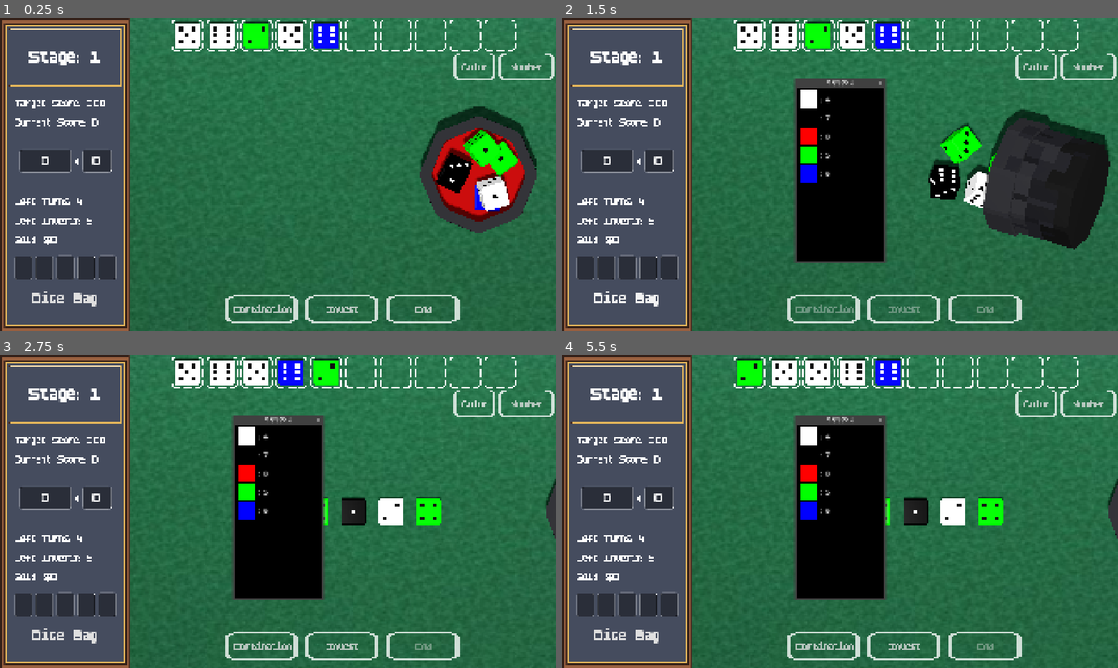
Above: before the commit, frames 1-4 (two rows, left to right).
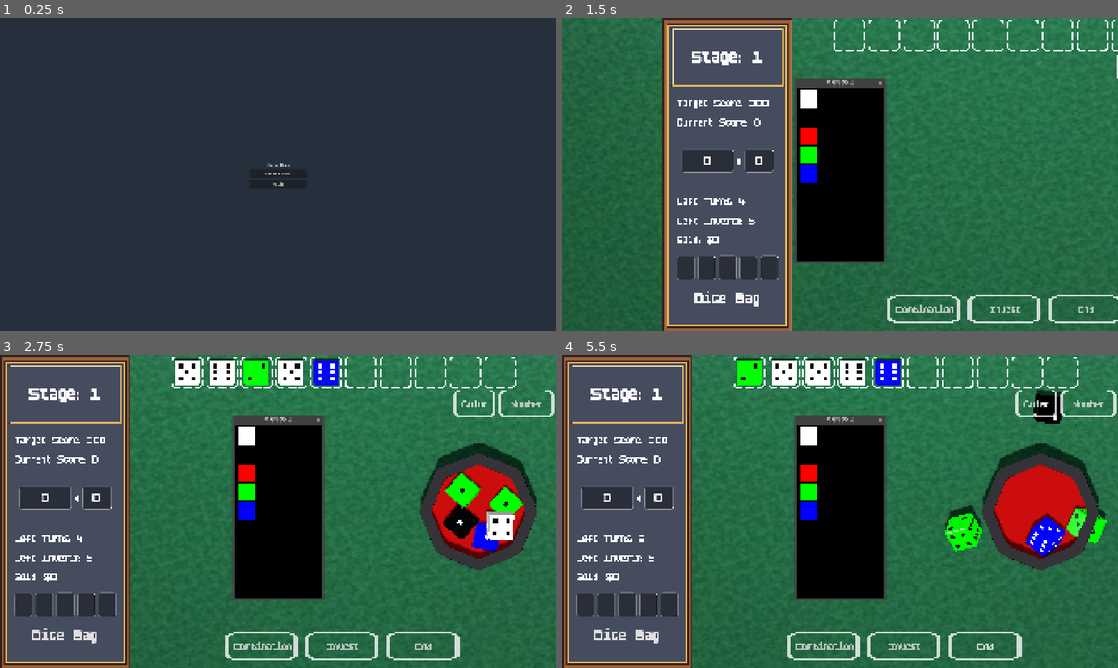
Above: after the commit, the same moments.

Repository: SangHyung-Jung/ColorDiceRollGame
Game: Godot game, scene res://scenes/game_root.tscn
The game is run twice, just before and just after one commit, with the same random seed, the same clock (stepped at 60 frames per second) and the same inputs.
Inputs (mouse positions are in pixels of both pictures, inside the frame that each line leads up to):
- Up to frame 1 (0.25 s): no input
- Up to frame 2 (1.5 s): click (840, 174) at 0.5 s, where only the run after the commit has a clickable "Start Game"; click "Dice Bag" at 1.25 s
- Up to frame 3 (2.75 s): click "Color" at 2 s
- Up to frame 4 (5.5 s): click "Number" at 2.75 s; click "Combination" at 3.5 s; click "Invest" at 4.25 s; click (984, 646) at 5 s, where only the run after the commit has a clickable "End"

The runs differ from the first frame. In frame 1, 96% of the frame differs, in the area x 0-100%, y 0-100%; in frame 2, 52%; in frame 3, 8.7%; in frame 4, 8.9%.

Commit message:
Add start page

Diff:
--- /dev/null
+++ b/scenes/components/start_screen.gd
@@ -0,0 +1,11 @@
+extends Control
+class_name StartScreen
+
+signal start_game_requested
+
+func _on_start_button_pressed() -> void:
+	# 버튼 소리 재생 등을 추가할 수 있습니다.
+	start_game_requested.emit()
+
+func _on_quit_button_pressed() -> void:
+	get_tree().quit()
--- /dev/null
+++ b/scenes/components/start_screen.tscn
@@ -0,0 +1,54 @@
+[gd_scene load_steps=2 format=3 uid="uid://b8s5n5l3tbglo"]
+
+[ext_resource type="Script" uid="uid://c40j7shvkk3u2" path="res://scripts/components/start_screen.gd" id="1_4qf4o"]
+
+[node name="StartScreen" type="Control"]
+layout_mode = 3
+anchors_preset = 15
+anchor_right = 1.0
+anchor_bottom = 1.0
+grow_horizontal = 2
+grow_vertical = 2
+script = ExtResource("1_4qf4o")
+
+[node name="ColorRect" type="ColorRect" parent="."]
+layout_mode = 1
+anchors_preset = 15
+anchor_right = 1.0
+anchor_bottom = 1.0
+grow_horizontal = 2
+grow_vertical = 2
+color = Color(0.14902, 0.188235, 0.239216, 1)
+
+[node name="VBoxContainer" type="VBoxContainer" parent="."]
+layout_mode = 1
+anchors_preset = 8
+anchor_left = 0.5
+anchor_top = 0.5
+anchor_right = 0.5
+anchor_bottom = 0.5
+offset_left = -100.0
+offset_top = -75.0
+offset_right = 100.0
+offset_bottom = 75.0
+grow_horizontal = 2
+grow_vertical = 2
+alignment = 1
+
+[node name="Label" type="Label" parent="VBoxContainer"]
+layout_mode = 2
+size_flags_vertical = 1
+text = "Color Dice"
+horizontal_alignment = 1
+vertical_alignment = 1
+
+[node name="StartButton" type="Button" parent="VBoxContainer"]
+layout_mode = 2
+text = "Start Game"
+
+[node name="QuitButton" type="Button" parent="VBoxContainer"]
+layout_mode = 2
+text = "Quit"
+
+[connection signal="pressed" from="VBoxContainer/StartButton" to="." method="_on_start_button_pressed"]
+[connection signal="pressed" from="VBoxContainer/QuitButton" to="." method="_on_quit_button_pressed"]
--- /dev/null
+++ b/scenes/components/ui_in_3d.gd
@@ -0,0 +1,19 @@
+extends Node3D
+
+signal ui_ready(ui_instance)
+
+@export var ui_scene: PackedScene
+
+@onready var viewport: SubViewport = $SubViewportContainer/SubViewport
+@onready var sprite: Sprite3D = $Sprite3D
+
+func _ready():
+	if ui_scene:
+		var ui_instance = ui_scene.instantiate()
+		ui_instance.name = "ui_instance"
+		viewport.add_child(ui_instance)
+		emit_signal("ui_ready", ui_instance)
+
+	# The viewport texture is not immediately available, so wait one frame.
+	await get_tree().create_timer(0).timeout
+	sprite.texture = viewport.get_texture()
--- /dev/null
+++ b/scenes/components/ui_in_3d.tscn
@@ -0,0 +1,27 @@
+[gd_scene load_steps=5 format=3 uid="uid://dps8wucy301w6"]
+
+[ext_resource type="Script" path="res://scenes/components/ui_in_3d.gd" id="1_abcde"]
+
+[sub_resource type="StandardMaterial3D" id="StandardMaterial3D_unshaded"]
+shading_mode = 0
+
+[sub_resource type="ViewportTexture" id="ViewportTexture_xyz"]
+viewport_path = NodePath("SubViewportContainer/SubViewport")
+
+[node name="UIin3D" type="Node3D"]
+script = ExtResource("1_abcde")
+
+[node name="Sprite3D" type="Sprite3D" parent="."]
+material_override = SubResource("StandardMaterial3D_unshaded")
+texture = SubResource("ViewportTexture_xyz")
+
+[node name="SubViewportContainer" type="SubViewportContainer" parent="."]
+custom_minimum_size = Vector2(1920, 1080)
+offset_right = 1920.0
+offset_bottom = 1080.0
+
+[node name="SubViewport" type="SubViewport" parent="SubViewportContainer"]
+transparent_bg = true
+handle_input_locally = false
+size = Vector2i(1920, 1080)
+render_target_update_mode = 4
--- a/scenes/game_root.tscn
+++ b/scenes/game_root.tscn
@@ -4,6 +4,7 @@
 [ext_resource type="PackedScene" uid="uid://bciyvj2g1j1vj" path="res://scenes/rolling_world.tscn" id="2_2t21a"]
 [ext_resource type="PackedScene" uid="uid://b7dllnjo8iisv" path="res://scenes/components/game_hud.tscn" id="3_game_hud"]
 [ext_resource type="PackedScene" uid="uid://c58gd6pl6utxq" path="res://scenes/components/shop_hud.tscn" id="4_shop_hud"]
+[ext_resource type="PackedScene" uid="uid://cx6g0fsvk6f7u" path="res://scenes/components/start_screen.tscn" id="6_start_screen"]
 [ext_resource type="Script" uid="uid://d2uxqjmsc884w" path="res://scripts/managers/input_manager.gd" id="5_input_mgr"]
 
 [node name="GameRoot" type="Node3D"]
@@ -40,6 +41,8 @@
 
 [node name="ShopHUD" parent="UI_Canvas" instance=ExtResource("4_shop_hud")]
 visible = false
+[node name="StartScreen" parent="UI_Canvas" instance=ExtResource("6_start_screen")]
+visible = false
 
 [node name="EffectsLayer" type="CanvasLayer" parent="."]
 layer = 100
--- a/scripts/components/game_hud.gd
+++ b/scripts/components/game_hud.gd
@@ -87,7 +87,7 @@
 	# _setup_game() is now called by start_round_sequence
 
 	await get_tree().process_frame
-	_update_socket_positions()
+	update_socket_positions()
 
 	_update_ui_from_gamestate()
 	# No need for _on_rolling_area_resized() as SubViewport is removed
@@ -118,7 +118,7 @@
 	}
 	score_animator.initialize(refs)
 
-func _update_socket_positions() -> void:
+func update_socket_positions() -> void:
 	var current_socket_container = get_node("MainLayout/SocketArea/SocketContainer")
 	if current_socket_container == null:
 		push_error("SocketContainer not found at path: MainLayout/SocketArea/SocketContainer")
@@ -255,7 +255,7 @@
 		return
 # 소켓 위치가 아직 계산되지 않았을 수 있으므로 확인
 	if socket_positions.is_empty():
-		await _update_socket_positions()
+		await update_socket_positions()
 
 	var dice_colors = dice_spawner.create_dice_colors_from_bag(game_manager.bag, 5)
 
--- /dev/null
+++ b/scripts/components/start_screen.gd
@@ -0,0 +1,11 @@
+extends Control
+class_name StartScreen
+
+signal start_game_requested
+
+func _on_start_button_pressed() -> void:
+	# 버튼 소리 재생 등을 추가할 수 있습니다.
+	start_game_requested.emit()
+
+func _on_quit_button_pressed() -> void:
+	get_tree().quit()
--- a/scripts/game_root.gd
+++ b/scripts/game_root.gd
@@ -4,15 +4,20 @@
 @onready var camera = $MainCamera
 @onready var game_hud = $UI_Canvas/GameHUD
 @onready var shop_hud = $UI_Canvas/ShopHUD
+@onready var start_screen = $UI_Canvas/StartScreen
 @onready var world_3d = $"3D_World"
 @onready var floating_text_container = $EffectsLayer/FloatingTextContainer
 @onready var input_manager: InputManager = $InputManager
 
 const POS_GAME = Vector3(-6, 15, 0) # 게임 플레이 카메라 위치
 const POS_SHOP = Vector3(30, 20, 0) # 상점 카메라 위치
+# [추가] 시작 화면 카메라 위치 (게임 화면 왼쪽 멀리)
+const POS_START = Vector3(-40, 20, 0)
 
 const ROT_GAME = Vector3(-90, 0, 0)
 const ROT_SHOP = Vector3(-90, 0, 0) # 상점도 게임과 같은 탑다운 뷰 사용
+# [추가] 시작 화면도 탑다운 뷰 유지 (필요하면 각도 변경 가능)
+const ROT_START = Vector3(-90, 0, 0)
 
 func _ready():
 	# Initial setup of game hud. This creates all the necessary manager nodes.
@@ -23,29 +28,45 @@
 	input_manager.roll_started.connect(game_hud.start_roll_animation)
 	input_manager.roll_released.connect(game_hud.handle_roll_release)
 
-	# 게임 시작 시 게임 화면으로 초기화
-	transition_to_game(true)
+	# [변경] 게임 시작 시 바로 게임이 아닌 '시작 화면'으로 초기화
+	# transition_to_game(true) -> 삭제
 
 	# UI에서 발생하는 시그널 연결
 	game_hud.connect("go_to_shop_requested", Callable(self, "transition_to_shop"))
 	shop_hud.connect("go_to_game_requested", Callable(self, "transition_to_game"))
+
+	# [추가] 시작 화면 시그널 연결
+	if start_screen:
+		start_screen.start_game_requested.connect(transition_to_game)
+
+	# 시작 화면 진입 (즉시 이동)
+	transition_to_start()
 
 
 func _unhandled_input(event: InputEvent) -> void:
 	input_manager.handle_input(event)
 
 func _process(_delta):
-	# GameHUD가 보이는 상태라면(전환 중 포함), 카메라 기준 3D 위치(POS_GAME)에 맞춰 UI 위치 보정
+	# GameHUD UI 위치 보정 (기존 로직 유지)
 	if game_hud.visible:
 		var viewport_rect = get_viewport().get_visible_rect()
 		var screen_center = viewport_rect.size / 2
+		var game_world_pos_on_screen = camera.unproject_position(POS_GAME)
+		game_hud.position = game_world_pos_on_screen - screen_center
 
-		# POS_GAME(게임 테이블 중심)이 현재 카메라 화면상 어디에 있는지 픽셀 좌표로 변환
-		var game_world_pos_on_screen = camera.unproject_position(POS_GAME)
+# [추가] 시작 화면으로 전환하는 함수
+func transition_to_start():
+	input_manager.set_roll_in_progress(true) # 시작 화면에서는 주사위 조작 금지
 
-		# 화면 중앙과 실제 게임 위치의 차이만큼 UI 전체를 이동
-		# (카메라가 POS_GAME에 정확히 있을 때 game_world_pos_on_screen == screen_center 이므로 offset은 0,0이 됨)
-		game_hud.position = game_world_pos_on_screen - screen_center
+	# 카메라 즉시 이동
+	camera.global_position = POS_START
+	camera.rotation_degrees = ROT_START
+
+	# UI 상태 설정
+	game_hud.visible = false
+	shop_hud.visible = false
+	if start_screen:
+		start_screen.visible = true
 
 func transition_to_shop():
 	input_manager.set_roll_in_progress(true) # Disable game input during transition
@@ -57,20 +78,28 @@
 	tween.tween_property(camera, "rotation_degrees", ROT_SHOP, 1.5)
 
 	tween.chain().tween_callback(func():
-		game_hud.visible = false # Hide the whole thing after transition
+		game_hud.visible = false
+		if start_screen: start_screen.visible = false # 혹시 켜져있으면 끄기
 		shop_hud.visible = true
 		shop_hud.enter_shop_sequence() # 상점 진입 애니메이션/로직 실행
 		input_manager.set_roll_in_progress(false) # Re-enable input for shop (if any)
 	)
 
 func transition_to_game(instant: bool = false):
+	# UI 정리
 	shop_hud.visible = false
+	if start_screen:
+		start_screen.visible = false # 시작 화면 숨김
 	input_manager.set_roll_in_progress(true) # Disable shop input during transition
 
 	if instant:
 		camera.global_position = POS_GAME
 		camera.rotation_degrees = ROT_GAME
 		game_hud.visible = true
+
+		# [추가] 즉시 이동 시에도 위치 갱신 필요
+		game_hud.update_socket_positions()
+
 		game_hud.start_round_sequence() # 게임 라운드 시작 로직
 		input_manager.set_roll_in_progress(false) # Re-enable input for game
 		return
@@ -85,6 +114,9 @@
 	tween.tween_property(camera, "rotation_degrees", ROT_GAME, 1.5)
 
 	tween.chain().tween_callback(func():
+		# [핵심] 카메라가 도착했으므로, 이제 현재 카메라 기준으로 소켓 위치를 다시 계산하라고 명령
+		game_hud.update_socket_positions()
+
 		# game_hud is already visible
 		game_hud.start_round_sequence() # 게임 라운드 시작 로직
 		input_manager.set_roll_in_progress(false) # Re-enable input for game
Not shown, added: scenes/components/start_screen.gd.uid
Not shown, added: scenes/components/ui_in_3d.gd.uid
Not shown, added: scripts/components/start_screen.gd.uid
